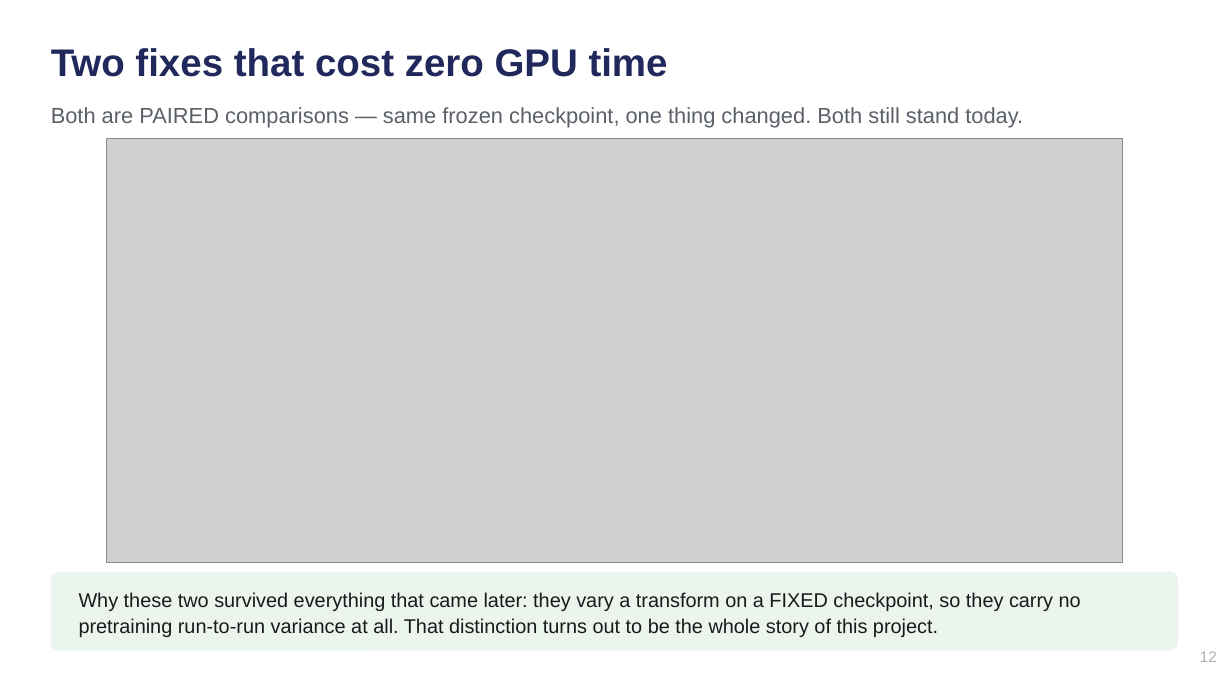
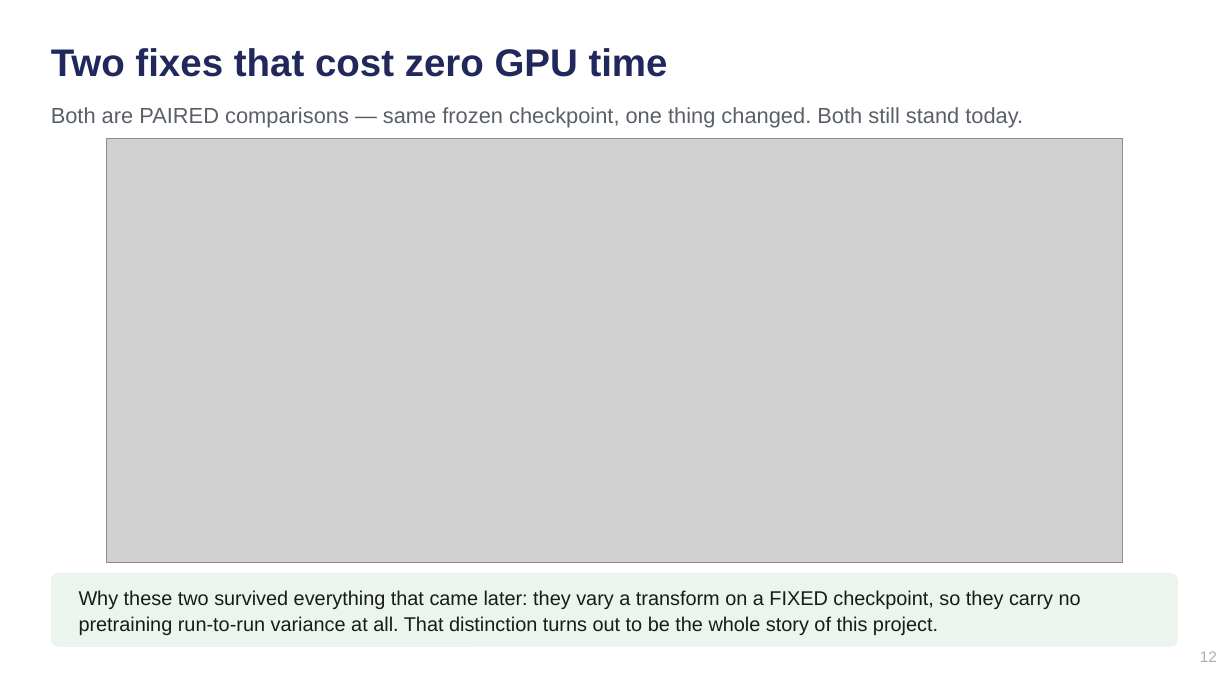
Before and after one commit to rama21094/NMR-Metabolomics-Foundational-Model, a slide deck: slide 12 of docs/Group_Meeting_2026-08-10.pptx. Drawn at 1232x693 pixels with LibreOffice and Linux fonts; fonts in the diff are those of the drawing; grey boxes stand for pictures. Boxes give left, top, right and bottom in pixels: in the first picture for what was removed or moved away, otherwise in the second. Text is boxed around its words. In the diff, an @@ line names an element or a change of style, - is before the commit and + after.

```diff
--- a/docs/Group_Meeting_2026-08-10.pptx
+++ b/docs/Group_Meeting_2026-08-10.pptx
@@ rounded rectangle: place and size @@
-rounded rectangle at bbox=[51, 572, 1178, 651]
+rounded rectangle at bbox=[51, 573, 1178, 647]
@@ rounded rectangle at bbox=[51, 573, 1178, 647]: proportions changed @@
```
Also in this commit, not shown: 11 other slides changed, 8 other files.
